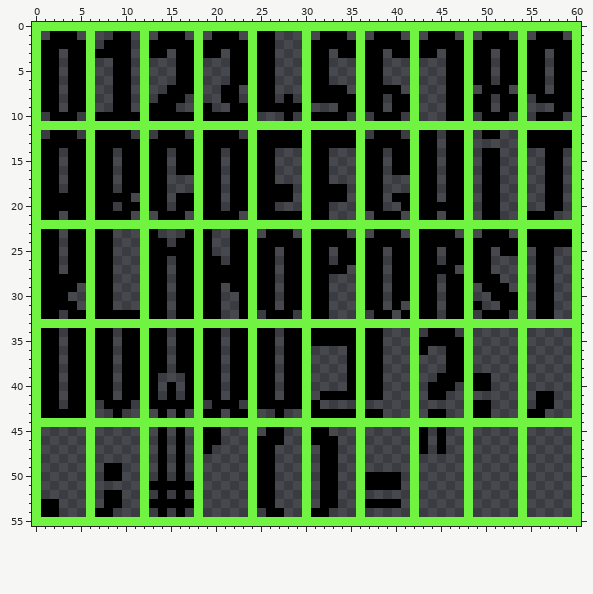
Edited in one commit: pixel-art file (data/Aseprite/Font.aseprite). The picture above was drawn from the file before the commit.
61x56 pixels, 1 frame.
The result:
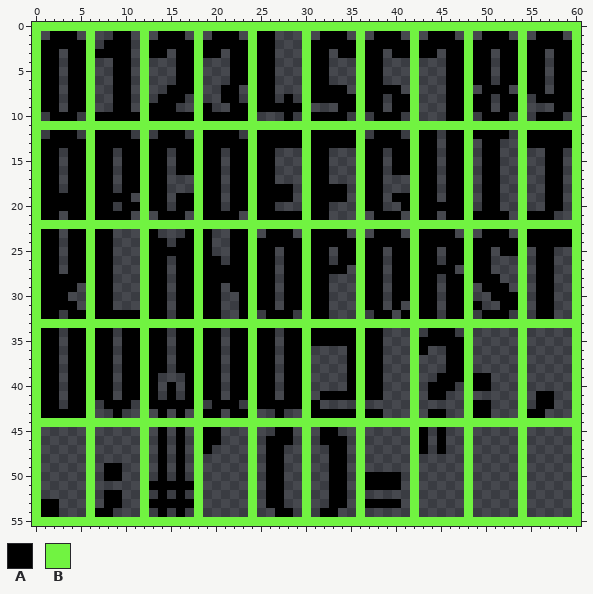
Palette (. is transparent): A #000000  B #71f341
Edits made:
Layer "Text":
y 12: x 49 . -> A; x 52 . -> A
y 13: x 50..51 .. -> AA
y 21: x 49 . -> A; x 52 . -> A
y 45: x 26 A -> .; x 28 . -> A; x 31 A -> .; x 33 . -> A
y 46: x 25 A -> .; x 28 . -> A; x 31 A -> .; x 34 . -> A
y 47..53: x 25 A -> .; x 27 . -> A; x 32 A -> .; x 34 . -> A
y 54: x 26 A -> .; x 28 . -> A; x 31 A -> .; x 33 . -> A
Changed places in both pictures, as pixel boxes (x1, y1, x2, y2):
added: (473, 130, 509, 148)
added: (473, 211, 509, 220)
changed: (257, 427, 347, 517)
